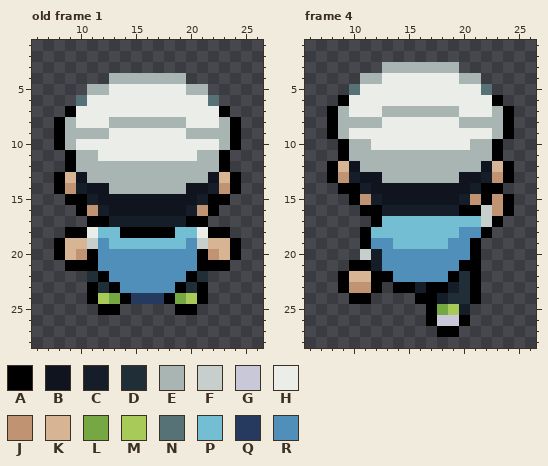
Two versions of one pixel-art file, assets/characters/miriti_runner_protagonista.ase. Above: the version before the commit.
32x32 pixels, 4 frames. Shown: old frame 1: x 6..26, y 1..28; frame 4: x 6..26, y 1..28. The commit also changed other frames, which this record leaves out.
Palette (. is transparent): A #000000  B #10141f  C #151d28  D #202e37  E #a8b5b2  F #c7cfcc  G #c8c8d8  H #ebede9  J #c09473  K #d7b594  L #75a743  M #a8ca58  N #577277  P #73bed3  Q #253a5e  R #4f8fba
Pixels before, old frame 1, first column x 8:
 4 .....EEEEEEE.....
 5 ...EEHHHHHHHEE...
 6 ..NHHHHHHHHHHHN..
 7 .AHHHHHHHHHHHHHA.
 8 AEHHHEEEEEEEHHHEA
 9 AEEEEHHHHHHHEEEEA
10 AEHHHHHHHHHHHHHEA
11 .AEEHHHHHHHHHEEA.
12 .AEEEEEEEEEEEEEA.
13 AKBEEEEEEEEEEEBKA
14 AJCBBEEEEEEEBBCJA
15 .AACBBBBBBBBBCAA.
16 ..AJCBBBBBBBCJA..
17 ...AACCCCCCCAA...
18 .AAHPPAAAAAPPHAA.
19 AKKFRPPPPPPPRFKKA
20 AKJARRRRRRRRRAJKA
21 .AAARRRRRRRRRAAA.
22 ...DARRRRRRRAD...
23 ...ADARRRRRADA...
24 ...AMLAQQQALMA...
25 ....AA.....AA....
Pixels before, frame 4, first column x 8:
 3 .....EEEEEEE.....
 4 ...EEHHHHHHHEE...
 5 ..NHHHHHHHHHHHN..
 6 .AHHHHHHHHHHHHHA.
 7 AEHHHEEEEEEEHHHEA
 8 AEEEEHHHHHHHEEEEA
 9 AEHHHHHHHHHHHHHEA
10 .AEEHHHHHHHHHEEA.
11 .AEEEEEEEEEEEEEA.
12 AKBEEEEEEEEEEEBKA
13 AJCBBEEEEEEEBBCJA
14 .AACBBBBBBBBBCAA.
15 ..AJCBBBBBBBCJAJA
16 ...AACCCCCCCAAFJA
17 ....APPPPPPPPPFA.
18 ...APPPPPPPPRRA..
19 ...ARRPPPPPRRA...
20 ...FCRRRRRRRRA...
21 ..AACRRRRRRRAA...
22 .AKKAARRRRRADA...
23 .AJJA.AACAACDA...
24 ..AA....AACDDA...
25 .........ALMC....
26 .........AGGA....
27 ..........AA.....
The same view after the edit:
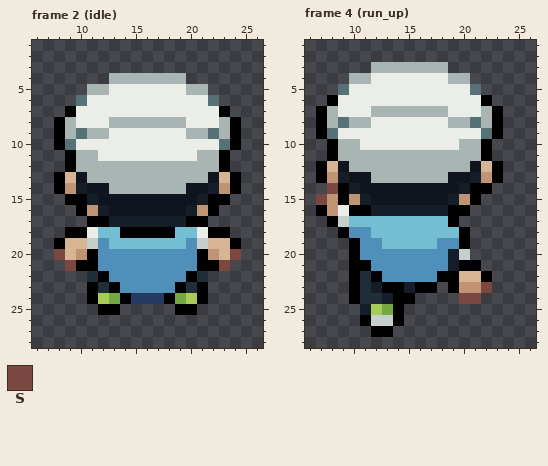
Colours new in this view: S #7a4841
A new or re-ordered frame is compared with the old frame closest to it.
Change:
frames re-ordered
Changed rows in their new state; - is an unchanged pixel.
Frame 2 (idle) against old frame 1:
first column x 9:
 9 -N-----------N-
10 N-------------N
first column x 8:
20 S---------------S
21 -S-------------S-
Frame 4 (run_up):
first column x 7:
 3 -----E------.-----
 4 ---E-H------E-.---
 5 --NH----------N.--
 6 -AH------------A.-
 7 AEH--E------H--EA.
 8 AEN--H------E-N-A.
 9 ANH------------NA.
10 -AE-H--------E-A.-
11 -AE------------A.-
12 AKBE----------BKA.
13 AJCB-E------B-CJA.
14 -S-CB--------CA-.-
15 SJAJCB------CJA...
16 AJHA-C------A-....
17 -AFPPP------A....-
18 --ARR--------A..--
19 ---AR-P----R-A.---
20 ---ARR------CF.---
21 -----R------C-----
22 --.AD-R----A-KKA--
23 --.ADCA-CA-.AJJS--
24 ----DDCAA....SS---
25 ----CMLA--....----
26 ----AFFA--....----
27 -----AA----..-----
Changed places in both pictures, as pixel boxes (x1, y1, x2, y2):
changed: (65, 128, 87, 150)
changed: (208, 128, 230, 150)
changed: (54, 249, 76, 271)
changed: (219, 249, 241, 271)
changed: (316, 62, 514, 337)
